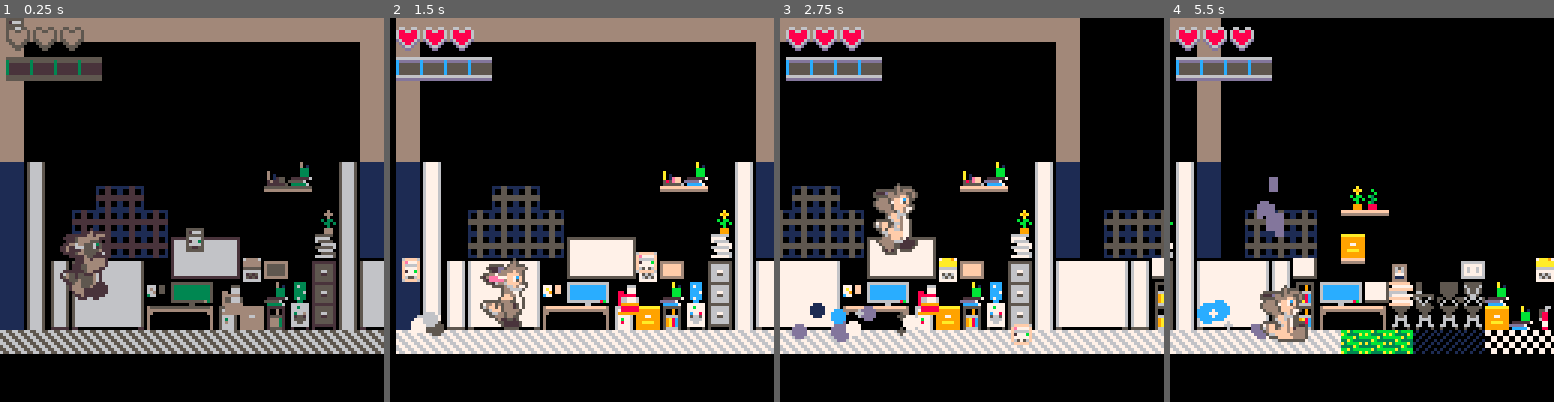
Above: before the commit, frames 1-4 (left to right).
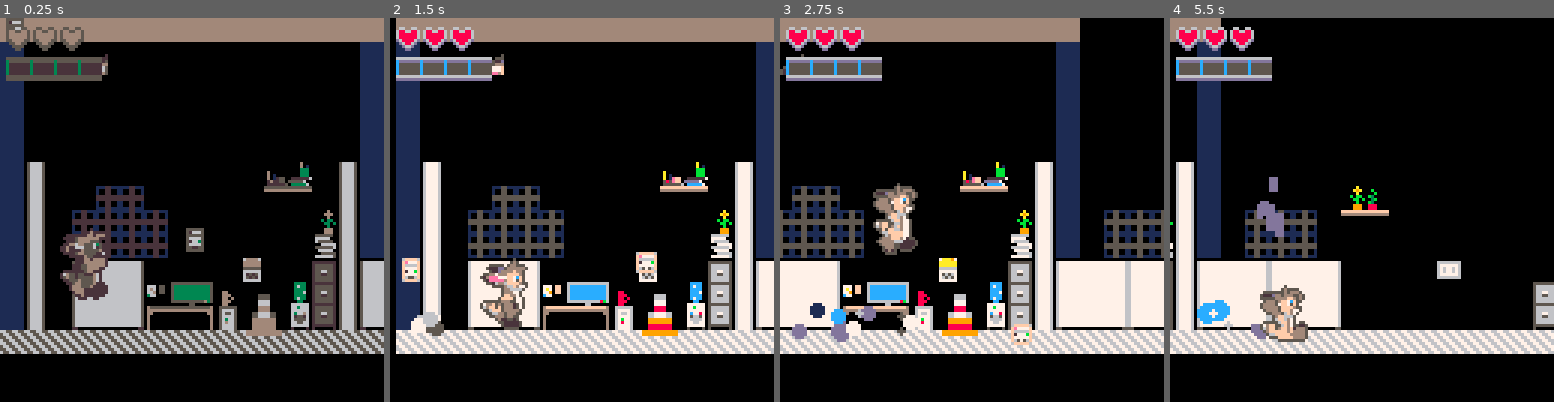
Above: after the commit, the same moments.

Repository: aritosuits/onebuttonjam2024
Game: PICO-8 cartridge cart.p8
Same seed, same stepped clock (60 frames per second), same inputs: the game is played once before the commit and once after it.
Inputs:
- Up to frame 1 (0.25 s): no input
- Up to frame 2 (1.5 s): tap O (Z key) at 0.7 s
- Up to frame 3 (2.75 s): tap O (Z key) at 1.7, 2.1, 2.5 s
- Up to frame 4 (5.5 s): tap O (Z key) every 0.4 s from 2.9 to 5.3 s

The runs differ from the first frame. In frame 1, 7.7% of the frame differs, in the area x 0-100%, y 6-83%; in frame 2, 7.5%; in frame 3, 6.2%; in frame 4, 12%, in the area x 7-100%, y 6-88%.

Commit message:
Fixed sprite scaling issue, tried to add wall enemies. AI is still a major WIP. Fleshed out the level more

Diff:
--- a/assemblages.lua
+++ b/assemblages.lua
@@ -77,16 +77,23 @@
 		change_anim(e, 'idle')
 		--add_anim(e, 'shoot', {{num = 220}})
 	elseif type == 'cone' then
-		e:attach('sprite', 114, 1, 1, 12, 12)
+		e:attach('sprite', 114, 1, 1, 2)
 		e.health = 20
-		--e:attach('sprite', 114, 1, 1)
 		-- this damage is somehow never dealt.
-		e:attach('damage', 10)
+		e:attach('damage', 1)
+		e:attach('damage_on_touch')
 		e:attach('floating')
-		e:attach('bullet',1)
 		add_anim(e, 'default', {{ num = 114 }, {num = 115}})
 		e.frames.delay = 3
 		change_anim(e, 'default')
+	elseif type == 'wall' then
+		e:attach('sprite', 169, 1, 1)
+		e.health = 20
+		-- this damage is somehow never dealt.
+		e:attach('damage', 1)
+		e:attach('damage_on_touch')
+		e:attach('floating')
+
 	else
 		e:attach('sprite', 52)
 		e:attach('health', 3)
--- a/cart.p8
+++ b/cart.p8
@@ -164,43 +164,43 @@
 0000000000000000000000000000000000000000000000000000000000000000000100000000000000000000000000000000000000000000000000000000000000000000000000000000000000000000000000000000000000000000000000000000000000000000000000000000000000000000000000000000000000000000
 __map__
 eaeaeaeaeaeaeaeaeaeaeaeaeaeaeaea00000000000000000000000000000000000000000000000000000000000000000000000000000000000000000000000000000000000000000000000000000000000000000000000000000000000000000000000000000000000000000000000000000000000000000000000000000000
-ea0000000000000000000000000000ea00000000000000000000000000000000000000000000000000000000000000000000000000000000000000000000000000000000000000000000000000000000000000000000000000000000000000000000000000000000000000000000000000000000000000000000000000000000
-ea0000000000000000000000000000ea00000000000000000000000000000000000000000000000000000000000000000000000000000000000000000000000000000000000000000000000000000000000000000000000000000000000000000000000000000000000000000000000000000000000000000000000000000000
-ea0000000000000000000000000000ea00000000000000000000000000000000000000000000000000000000000000000000000000000000000000000000000000000000000000000000000000000000000000000000000000000000000000000000000000000000000000000000000000000000000000000000000000000000
-ea0000000000000000000000000000ea00000000000000000000000000000000000000000000000000000000000000000000000000000000000000000000000000000000000000000000000000000000000000000000000000000000000000000000000000000000000000000000000000000000000000000000000000000000
-ea0000000000000000000000000000ea00000000000000000000000000000000000000000000000000000000000000000000000000000000000000000000000000000000000000000000000000000000000000000000000000000000000000000000000000000000000000000000000000000000000000000000000000000000
+a00000000000000000000000000000a000000000000000000000000000000000000000000000000000000000000000000000000000000000000000000000000000000000000000000000000000000000000000000000000000000000000000000000000000000000000000000000000000000000000000000000000000000000
+a00000000000000000000000000000a000000000000000000000000000000000000000000000000000000000000000000000000000000000000000000000000000000000000000000000000000000000000000000000000000000000000000000000000000000000000000000000000000000000000000000000000000000000
+a00000000000000000000000000000a000000000000000000000000000000000000000000000000000000000000000000000000000000000000000000000000000000000000000000000000000000000000000000000000000000000000000000000000000000000000000000000000000000000000000000000000000000000
+a00000000000000000000000000000a000000000000000000000000000000000000000000000000000000000000000000000000000000000000000000000000000000000000000000000000000000000000000000000000000000000000000000000000000000000000000000000000000000000000000000000000000000000
+a00000000000000000000000000000a000000000000000000000000000000000000000000000000000000000000000000000000000000000000000000000000000000000000000000000000000000000000000000000000000000000000000000000000000000000000000000000000000000000000000000000000000000000
 a099000000000000000000b9840099a000000000000000000000000000000000000000000000000000000000000000000000000000000000000000000000000000000000000000000000000000000000000000000000000000000000000000000000000000000000000000000000000000000000000000000000000000000000
-a099000080800000000000b6b60099a00000000000a6a7000000000000000000000000000000000000000000000000000000000000000000000000000000000000000000000000000000000000000000000000000000000000000000000000000000000000000000000000000000000000000000000000000000000000000000
-a0990080808080000000000000a699a00080808000b6b6000000000000000000000000000000000000000000000000000000000000000000000000000000000000000000000000000000000000000000000000000000000000000000000000000000000000000000000000000000000000000000000000000000000000000000
-a0990080808080818283000000ba99a00080808000b400000000000000000000000000000000000000000000000000000000000000000000000000000000000000000000000000000000000000000000000000000000000000000000000000000000000000000000000000000000000000000000000000000000000000000000
-a099898a8b8c009192939da50088998a8b8c899300b6008e00009e00009d0000000000000000000000000000000000000000000000000000000000000000000000000000000000000000000000000000000000000000000000000000000000000000000000000000000000000000000000000000000000000000000000000000
-a099999a9b9c90a2a3bd00848798999a9b9c9994a2a393ad86859684000000bb00bcbdba0000000000000000000000000000000000000000000000000000000000000000000000000000000000000000000000000000000000000000000000000000000000000000000000000000000000000000000000000000000000000000
-a099a9aaabacb5b6b7a4b49497a899aaabaca994b5b6b795959595b484b8b5b6b6b6b7ad0000000000000000000000000000000000000000000000000000000000000000000000000000000000000000000000000000000000000000000000000000000000000000000000000000000000000000000000000000000000000000
-a1a1a1a1a1a1a1a1a1a1a1a1a1a1a1a1a1a1a1a1a1b2b2b2b0b0b0b1b1b1b1a1a1a1a1eaeaeaeaeaeaeaeaeaeaeaeaeaeaeaeaeaeaeaeaeaeaeaeaeaeaeaeaeaeaeaeaeaeaeaeaeaeaeaeaeaeaeaeaeaeaeaeaeaeaeaeaeaeaeaeaeaeaeaeaeaeaeaeaeaeaeaeaeaeaeaeaeaeaeaeaeaeaeaeaeaeaeaeaeaeaeaeaeaeaeaeaea
-…(27 lines of a section not shown)…
+a099000080800000000000b6b60099a00000000000a6a7000000000000000000000000000000000000000000009900000000000000000099000000000000000000000000000000000000000000000000990000000000000000000000000000000000000099000000000000000000000000000000000000000000000000000000
+a0990080808080000000000000a699a00080808000b6b6000000000000000000000000000000000000008f000099a50000000000000000990000000000000000000000000000000000000000000000009900000000000000000000a6000000000000000099000000000000000000000000000000000000000000000000000000
+a0990080808080000000000000ba99a000808080000000000000000000000000009d0000000000000000000000990000000000009e000099000000000000008d8182830000000000000000000000000099ba000000000000000000b600000000008d0000990000000000000000000000a5000000000000000000000000000000
+a099008a8b8c000000009d000088998a8b8c8a8b8c000000009e000000000000000000000000008400008a8b8c990000000000000000009900000000a7008900919293898400008d00009d00000000009988009e00a2a3a2a3bc0000000000000000000099000000000000880000000000000000000000008800000000000000
+a099009a9b9c90a2a3bd00008798999a9b9c9a9b9c000000000000000098a2a3868e00000000879400009a9b9c9900bbbcbdb80000008799850086baad0099a4a2a3a699b4000000a4b40000000000009998000000b6b6b6b6b60000868499ba850086b999ba00a60000009800bc000000000000000000879800000000000000
+a09900aaabacb5b6b7a4000097a899aaabacaaabac0000000000000000a8b5b695b70000000097940000aaabaca9b5b6b6b6b700000097a9950095b5b700a9b5b6b6b7a9b4ba00a4b4b4b40000000000a9a8ba0000a400a40000000095b5a9b7950095b5a9babaad000000a8adba00000000baad00000097a800000000000000
+a1a1a1a1a1a1a1a1a1a1a1a1a1a1a1a1a1a1a1a1a1a1a1a1a1a1a1a1a1a1a1a1a1a1a1a1a1a1a1a1a1a1a1a1a1a1b1b1b1b1b1b1b1b1b1a1a1a1a1a1a1a1a1a1a1a1a1a1b3b3b3b3b3b3b3b3b3b3b3b3b3b0b0b0b0b0b0b0b0b0b0b0b0b0b0b0b0b0b0b0b0b2b2b2b2b2b2b2b2b2b2b2b2b2b2b2b2b2b2b2b2b2b2b2b2b2b2b2
+…(27 lines of a section not shown)…
--- a/components.lua
+++ b/components.lua
@@ -12,8 +12,8 @@
 component.create('floating')
 
 -- Items related to the display of an entity
-component.create('sprite', function(num, w, h, scale_x, scale_y)
-	return { num = num, w = w or 1, h = h or 1, scale_x = scale_x or 1, scale_y = scale_y or 1}
+component.create('sprite', function(num, w, h, scale)
+	return { num = num, w = w or 1, h = h or 1, scale = scale or 1}
 end)
 
 -- It's what you see when an enemy shoots code
--- a/state.game.lua
+++ b/state.game.lua
@@ -7,7 +7,8 @@
 	hero = assemblage.player(20, 70)
 	enemy = assemblage.machine('computer', 0, 0, 1)
 	enemy2 = assemblage.machine('blah', 60, 70, 1)
-	assemblage.machine('cone', 80, 95, 1)
+	assemblage.machine('cone', 80, 90, 1)
+	assemblage.machine('wall', 28, 11, 1)
 end
 
 function game.update(dt)
--- a/systems.lua
+++ b/systems.lua
@@ -1,4 +1,14 @@
 -- systems
+
+function zspr(n,w,h,dx,dy,dz)
+	sx = 8 * (n % 16)
+	sy = 8 * flr(n / 16)
+	sw = 8 * w
+	sh = 8 * h
+	dw = sw * dz
+	dh = sh * dz
+	sspr(sx,sy,sw,sh, dx,dy,dw,dh)
+  end
 
 system.create('display', {'sprite'},
 	nil,
@@ -8,11 +18,8 @@
 		if e:has('frames') and e.frames[e.frames.anim] then
 			s = e.frames[e.frames.anim][e.frames.frame].num
 		end
-		if e.sprite.scale_x > 1 or e.sprite.scale_y > 1 then
-			-- there's so broken math here that produces a bad offset and
-			-- terrible scaling. I'm looking for uniform!
-			sx, sy = (s % 16) * 8, (s \ 16) * 8
-			sspr(sx, sy, 8, 8, e.x-8 , e.y-8, e.sprite.scale_x, e.sprite.scale_y )
+		if e.sprite.scale > 1 then
+			zspr(s, e.sprite.w, e.sprite.h, e.x, e.y, e.sprite.scale)
 		else
 			spr(s, e.x, e.y, e.sprite.w, e.sprite.h)
 		end
@@ -146,6 +153,22 @@
 	end,
 	nil
 )
+system.create('damage_on_touch', {'damage', 'collider'},
+	function(e, dt)
+		world.each({'collider', 'health'}, function(o)
+			if e == o then return end
+			if overlap(e, o) then
+				o.health -= e.damage.damage
+				printh("dealt damage: " ..tostr(o.health))
+				if o.health <= 0 then
+					o.health = 0
+					o:attach('despawn', 1)
+				end
+			end
+		end)
+	end,
+	nil
+)
 
 system.create('animation', {'frames'},
 	function(e, dt)
